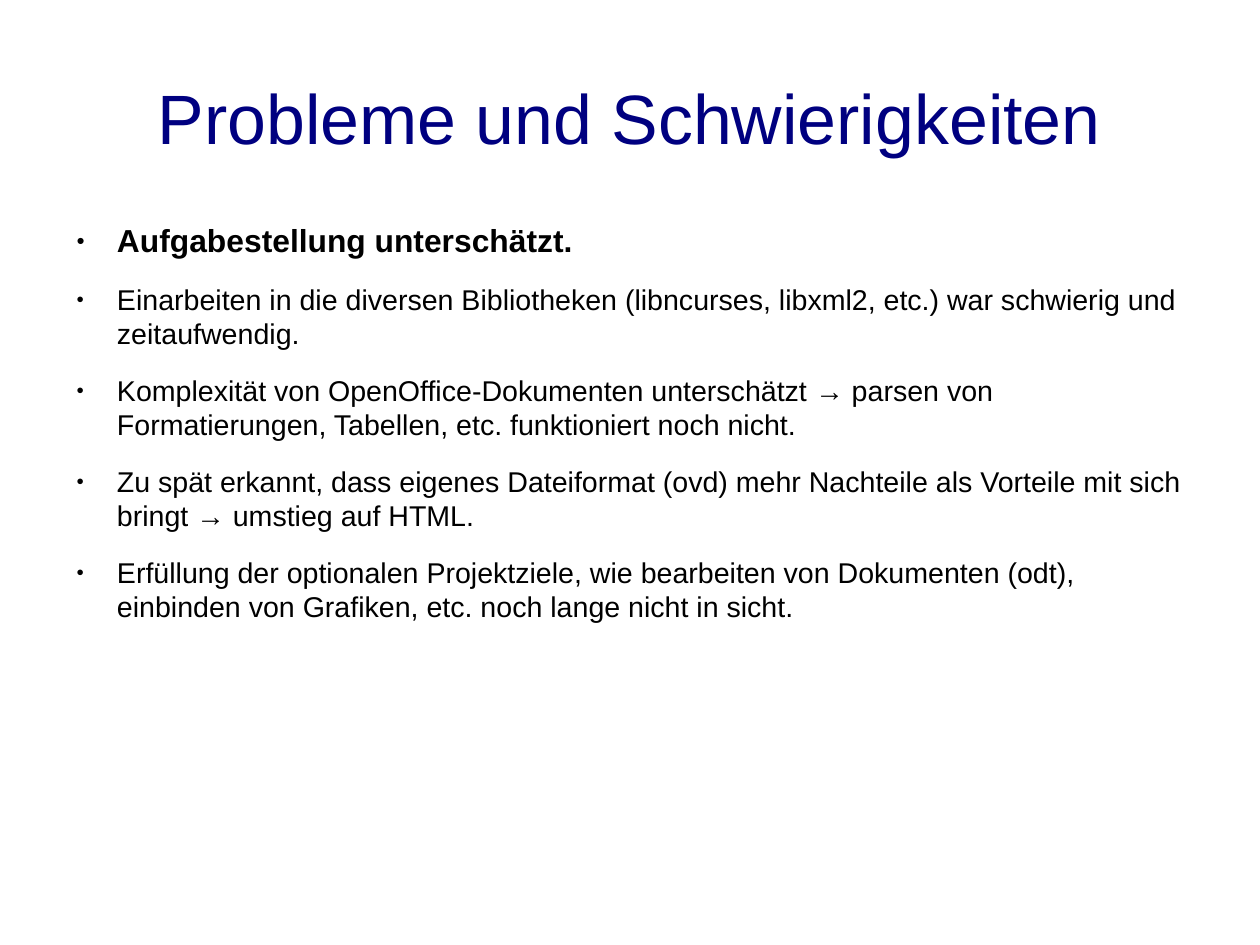
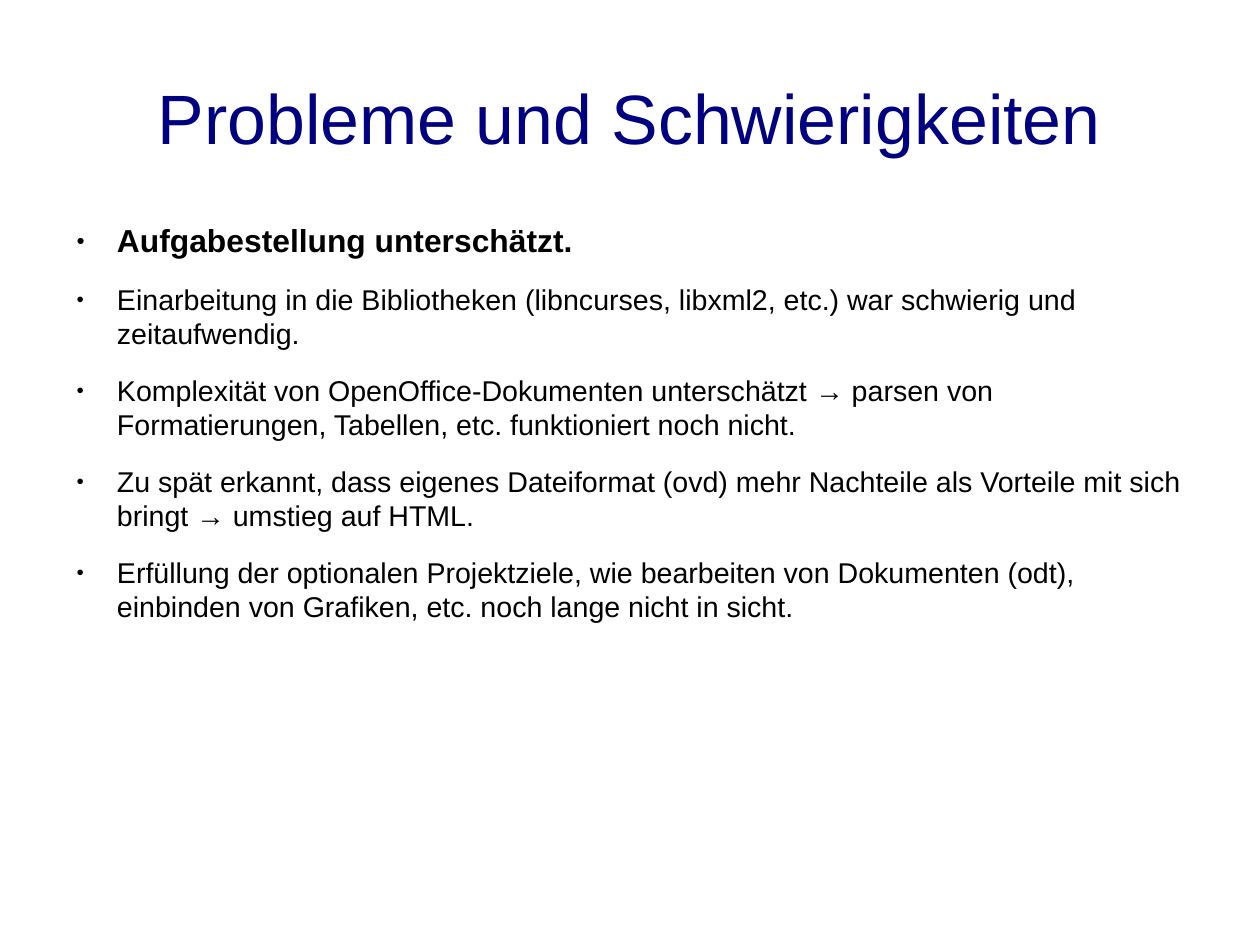
Before and after one commit to BackupTheBerlios/ooview-svn, a slide deck: slide 6 of trunk/docs/presentation.odp (slide 5 before the commit). Drawn at 1260x945 pixels with LibreOffice and Linux fonts; fonts in the diff are those of the drawing. Boxes give left, top, right and bottom in pixels: in the first picture for what was removed or moved away, otherwise in the second. Text is boxed around its words. In the diff, an @@ line names an element or a change of style, - is before the commit and + after.

```diff
--- a/trunk/docs/presentation.odp
+++ b/trunk/docs/presentation.odp
@@ text at (117, 289, 1076, 350): text changed @@
-● Einarbeiten in die diversen Bibliotheken (libncurses, libxml2, etc.) war schwierig und zeitaufwendig.
+● Einarbeitung in die Bibliotheken (libncurses, libxml2, etc.) war schwierig und zeitaufwendig.
```
Also in this commit, not shown: 2 slides added.
